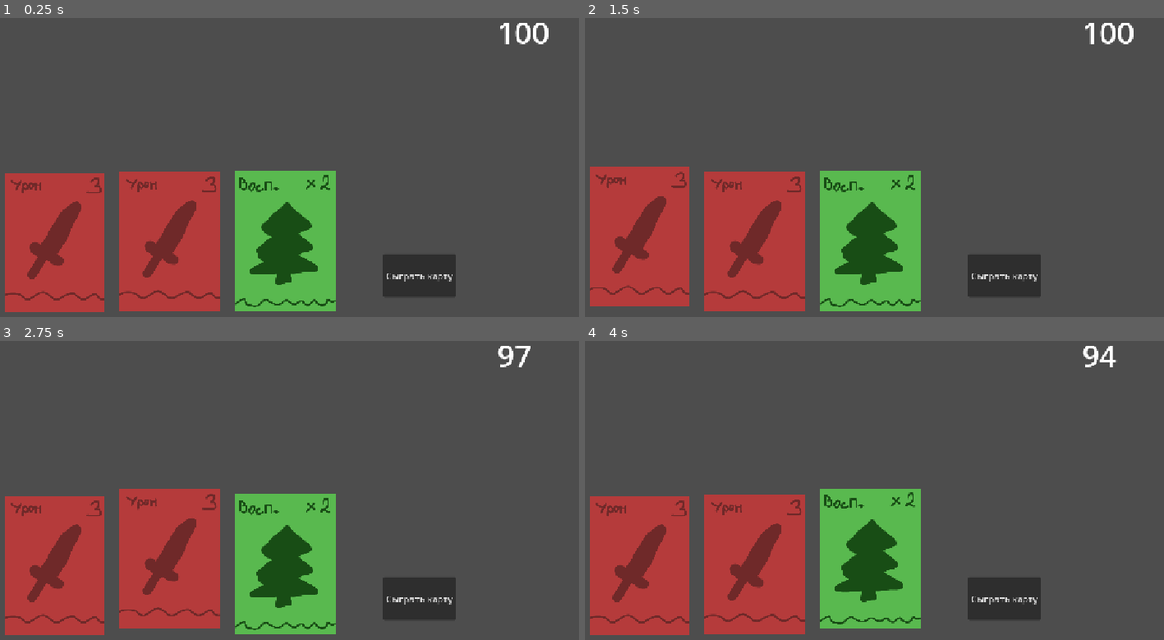
Above: before the commit, frames 1-4 (two rows, left to right).
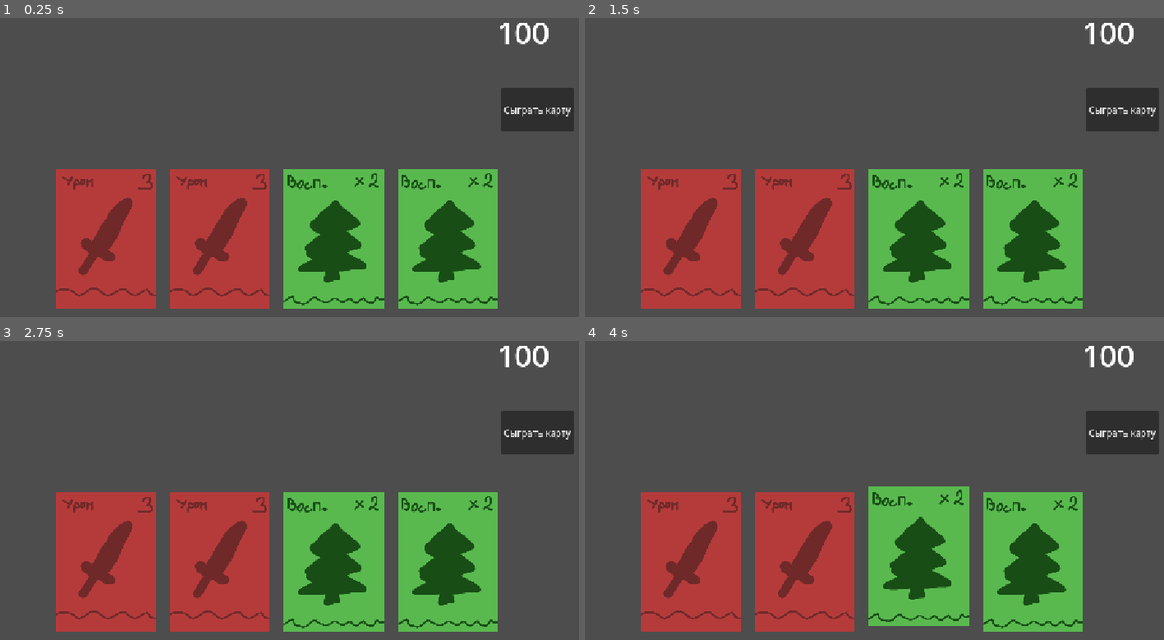
Above: after the commit, the same moments.

Repository: almoof/geopolar_game_ai_edition
Game: Godot game, scene res://scenes/battle.tscn
Same seed, same stepped clock (60 frames per second), same inputs: the game is played once before the commit and once after it. This scene is started directly instead of the project's main scene.
Inputs (mouse positions are in pixels of both pictures, inside the frame that each line leads up to):
- Up to frame 1 (0.25 s): no input
- Up to frame 2 (1.5 s): click "Сыграть карту" at 0.5 s; tap Enter at 1.25 s; move the mouse to (637, 242) at 1.27 s; hold D (right) from 1.28 s (still down); hold F (interact) from 1.28 s (still down); click (637, 242) at 1.42 s
- Up to frame 3 (2.75 s): tap Space at 2 s; move the mouse to (167, 565) at 2.02 s; release D (right) at 2.03 s; release F (interact) at 2.03 s; hold S (down) from 2.03 s (still down); tap F (interact) at 2.1 s; click (167, 565) at 2.17 s
- Up to frame 4 (4 s): tap Enter at 2.75 s; move the mouse to (868, 565) at 2.77 s; release S (down) at 2.78 s; hold D (right) 2.78-3.53 s; hold F (interact) 2.78-3.53 s; click (868, 565) at 2.92 s; tap Space at 3.5 s; move the mouse to (874, 574) at 3.52 s; hold W (up) from 3.53 s (still down); tap F (interact) at 3.6 s; click (874, 574) at 3.67 s

The runs differ from the first frame. In frame 1, 31% of the frame differs, in the area x 0-100%, y 23-99%; in frame 2, 31%; in frame 3, 31%, in the area x 0-100%, y 1-99%; in frame 4, 31%.

Commit message:
Add deck and slots variation

Diff:
--- a/scenes/battle.tscn
+++ b/scenes/battle.tscn
@@ -7,22 +7,25 @@
 [node name="Battle" type="Node2D" unique_id=601672420]
 
 [node name="Card" parent="." unique_id=466352235 instance=ExtResource("1_dn72j")]
+visible = false
 position = Vector2(110.000015, 437.00003)
 scale = Vector2(0.5833254, 0.5833254)
 
 [node name="Card2" parent="." unique_id=1528317112 instance=ExtResource("1_dn72j")]
+visible = false
 position = Vector2(312, 435.00003)
 scale = Vector2(0.5833254, 0.5833254)
 
 [node name="Card3" parent="." unique_id=39079232 instance=ExtResource("2_p1qf1")]
+visible = false
 position = Vector2(515.00006, 434)
 scale = Vector2(0.583, 0.583)
 
 [node name="Button" type="Button" parent="." unique_id=183079983]
-offset_left = 686.0
-offset_top = 457.0
-offset_right = 814.0
-offset_bottom = 533.0
+offset_left = 893.0
+offset_top = 166.0
+offset_right = 1021.0
+offset_bottom = 242.0
 text = "Сыграть карту"
 
 [node name="HP text" type="Label" parent="." unique_id=1999227120]
--- a/scenes/logic.gd
+++ b/scenes/logic.gd
@@ -4,28 +4,53 @@
 var damage = 0
 var susceptivity = 1
 var cards_to_play: Array[String] = []
+var slots: Array[String] = []
+var slots_inst: Array[Card] = []
+var damageCardScene = preload("res://scenes/damage_card.tscn")
+var pineCardScene = preload("res://scenes/pine_card.tscn")
+
+var deck: Array[String] = ["damage_card", "damage_card", "damage_card", "damage_card", "pine_card", "pine_card"]
 
 func _ready() -> void:
 	$"../HP text".text = str(hp)
+	fill_slots()
+	instantiate_slots()
 
 
+func fill_slots() -> void:
+	randomize()
+	for i in 4:
+		var random_card = deck.pick_random()
+		slots.append(random_card)
+		deck.erase(random_card)
+		print(slots)
 
+func instantiate_slots() -> void:
+	for i in 4:
+		match slots[i]:
+			"damage_card":
+				var cardInstance = damageCardScene.instantiate() as Damage_Card
+				add_child(cardInstance)
+				cardInstance.global_position = Vector2((i+1)*200, 430)
+				cardInstance.scale = Vector2(0.583, 0.583)
+				slots_inst.append(cardInstance)
+				print("1")
+			"pine_card":
+				var cardInstance = pineCardScene.instantiate() as Pine_Card
+				add_child(cardInstance)
+				cardInstance.global_position = Vector2((i+1)*200, 430)
+				cardInstance.scale = Vector2(0.583, 0.583)
+				slots_inst.append(cardInstance)
+				print("2")
+	print("array -", slots_inst)
 func _on_button_pressed() -> void:
-	if $"../Card".isSelected:
-		cards_to_play.append(check_id($"../Card"))
-		$"../Card".isSelected = false
-		$"../Card".position.y += 10
-		print("added")
-	if $"../Card2".isSelected:
-		cards_to_play.append(check_id($"../Card2"))
-		$"../Card2".isSelected = false
-		$"../Card2".position.y += 10
-		print("added")
-	if $"../Card3".isSelected:
-		cards_to_play.append(check_id($"../Card3"))
-		$"../Card3".isSelected = false
-		$"../Card3".position.y += 10
-		print("added")
+	print(slots_inst)
+	for card in slots_inst:
+		if card.isSelected:
+			cards_to_play.append(check_id(card))
+			card.isSelected = false
+			card.position.y += 10
+			print("added")
 	print(cards_to_play)
 	play_cards()
 
@@ -40,7 +65,7 @@
 		if card == "damage_card":
 			damage += 3
 		if card == "pine_card":
-			susceptivity = 2
+			susceptivity *= 2
 	hp -= damage * susceptivity
 	$"../HP text".text = str(hp)
 	damage = 0
--- a/scenes/pine_card.gd
+++ b/scenes/pine_card.gd
@@ -1,4 +1,6 @@
 extends Card
+
+class_name Pine_Card
 
 func _ready() -> void:
 	damage = 0
--- a/scripts/damage_card.gd
+++ b/scripts/damage_card.gd
@@ -1,4 +1,6 @@
 extends Card
+
+class_name Damage_Card
 
 func _ready() -> void:
 	damage = 3
